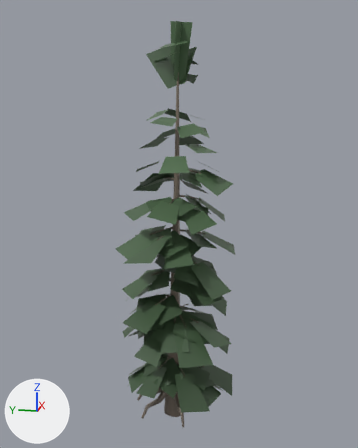
The glTF model assets/models/forest/fir_young.glb, before and after one commit.
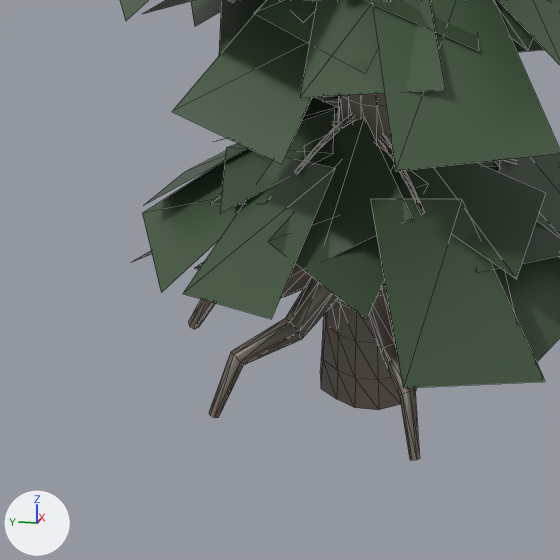
Old and new are each drawn whole from a 50 mm lens placed at (-11.26, -2.37, 7.37), pointed at (0.1, -0.1, 4.53) and again close up on the part from 28% to 60% of the width and 74% to 100% of the height. Arrows for +X, +Y and +Z are at lower left; the lights stay in place. The last two pictures show the newer version. The close-ups show mesh edges as thin lines. Vertices at exactly the same position are counted once.

Objects in the first close-up: 'fir_young'.
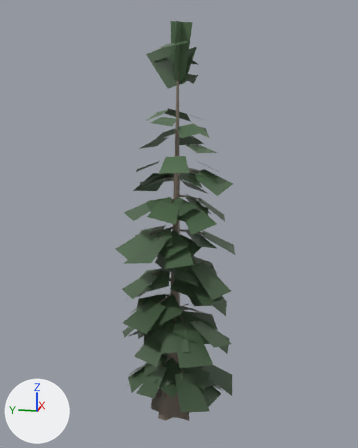
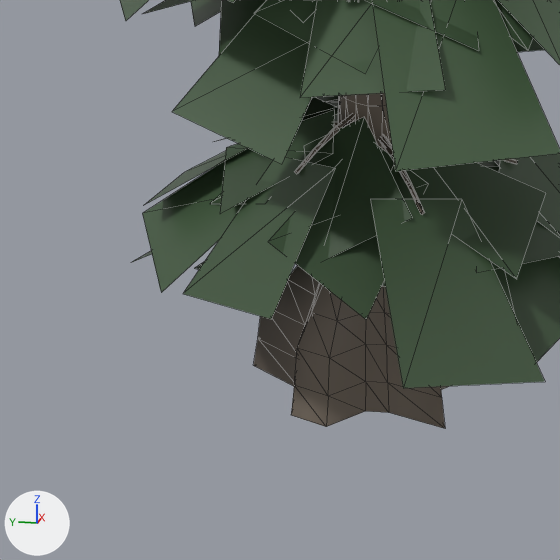
Pixel boxes [x1, y1, x2, y2] of what changed, in the close-ups (560 x 560 px; the box of a moved part takes in the faces that stretch with it):
'fir_young', reshaped: before [120, 0, 560, 460]; after [120, 0, 560, 428]
part 1 of me_fir_young, deleted: before [188, 264, 311, 329]
part 2 of me_fir_young, deleted: before [209, 276, 338, 418]
part 3 of me_fir_young, moved or reshaped: before [323, 93, 420, 460]; after [258, 93, 449, 428]

What the commit changed:
me_fir_young is used by ob_fir_young; location (0.0, 0.0, 0.0).
me_fir_young had 1722 vertices, 2077 faces and spanned x -1.58..1.64, y -1.51..1.4, z -0.5..9.05.
me_fir_young now has 1610 vertices, 1909 faces and spans x -1.58..1.64, y -1.51..1.4, z -0.5..9.05.
me_fir_young part 1: the loose piece of 30 vertices spanning x -0.06..0.13, y 0.04..1.04, z -0.37..0.46 is deleted.
me_fir_young part 2: the loose piece of 30 vertices spanning x -0.7..-0.02, y 0.02..0.71, z -0.36..0.45 is deleted.
Part 3, on me_fir_young:
60 vertices are removed from x -0.86..0.15, y -0.42..0.23, z -0.5..8.37.
190 faces are deleted.
9 vertices in x 0.01..0.13, y -0.03..0.16, z 0.6..5.19 move by (-0.01, 0.01, 0.0).
7 vertices in x -0.13..0.02, y -0.08..0.18, z 0.6..5.83 move by (0.0, 0.01, 0.0).
7 vertices in x -0.12..-0.07, y 0.01..0.16, z 0.6..3.85 move by (0.01, 0.01, 0.0).
6 vertices in x -0.01..0.11, y -0.17..-0.08, z 0.6..5.83 move by (-0.01, -0.01, 0.0).
6 vertices in x 0.0..0.09, y -0.13..0.15, z 1.2..5.19 move by (-0.01, 0.0, 0.0).
5 vertices in x 0.08..0.18, y -0.13..-0.07, z 0.6..3.85 move by (-0.01, -0.02, 0.0).
106 vertices move from x -0.25..0.25, y -0.26..0.28, z -0.5..6.53 to x -0.42..0.53, y -0.51..0.65, z -0.5..6.53.
68 vertices are added at x -0.44..0.17, y -0.15..0.6, z -0.5..8.37.
214 new faces join them, mat_tree_bark.
Other edits to the shape of me_fir_young do not show in these pictures.
